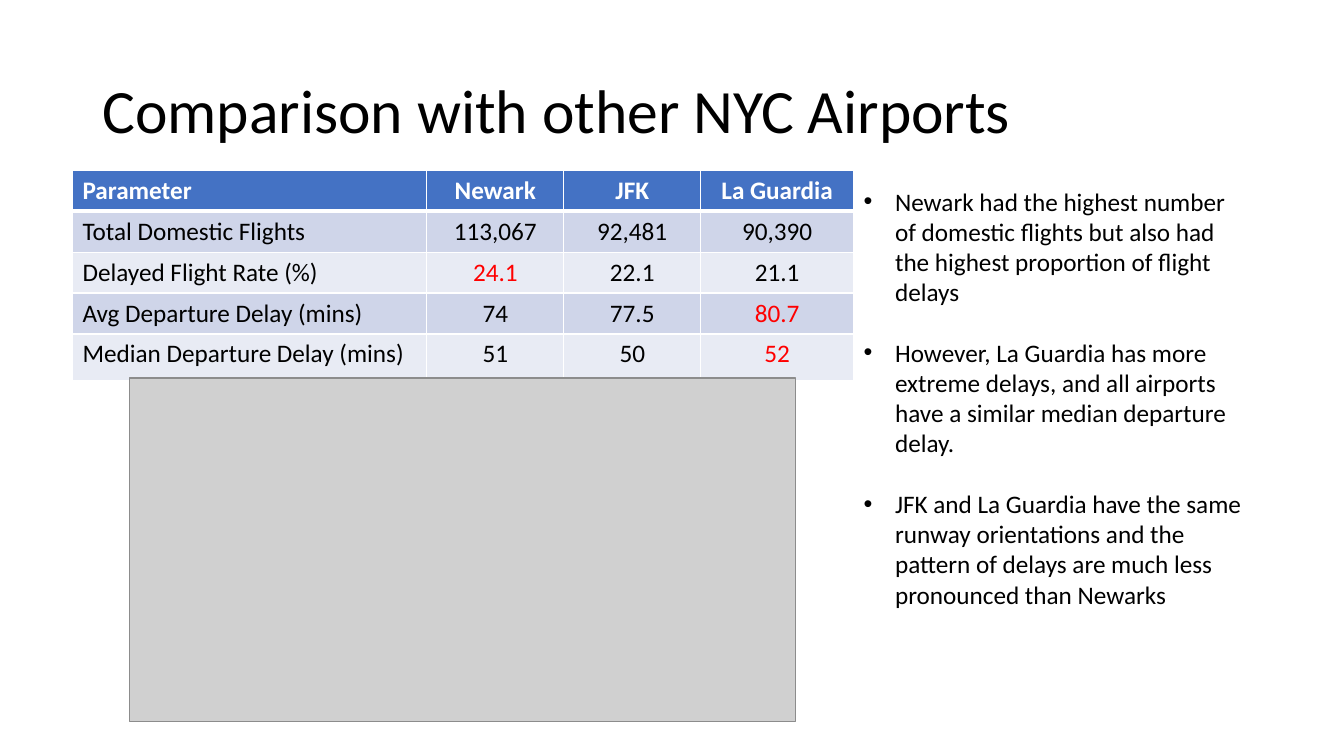
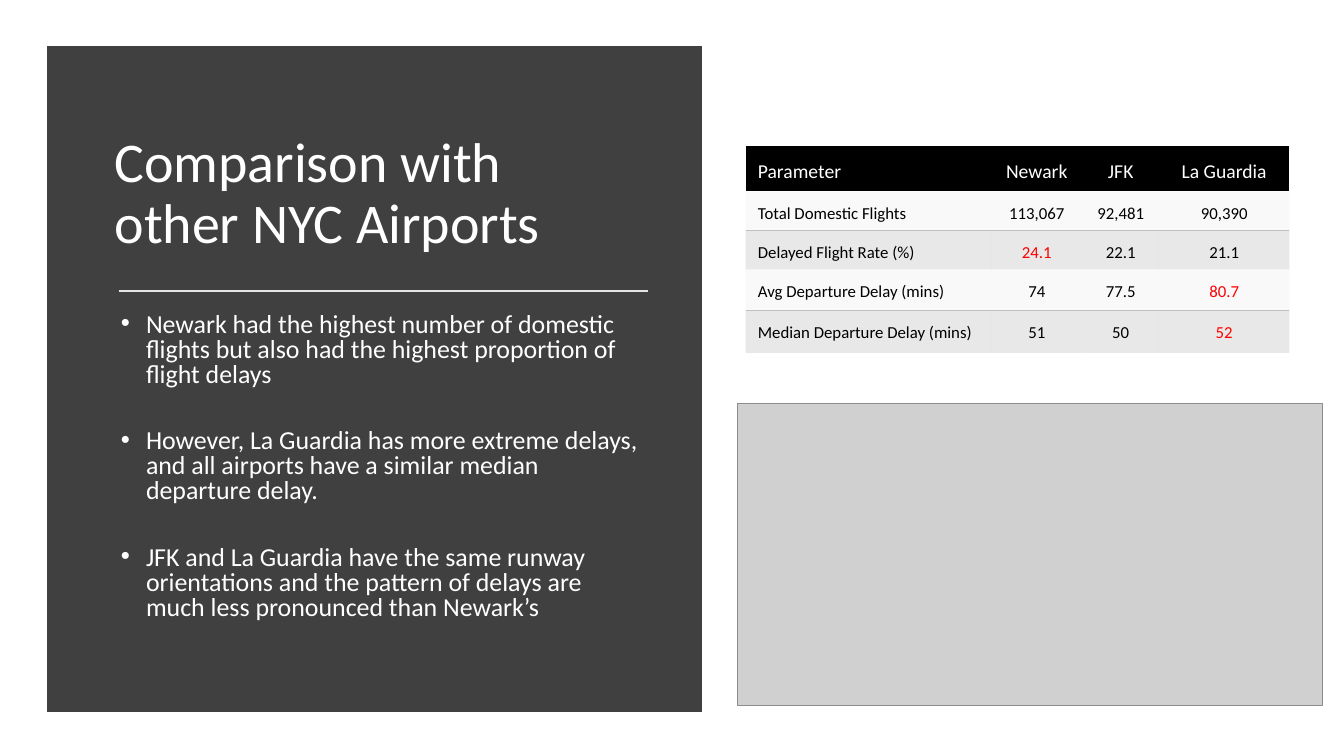
Before and after one commit to c-a11en/codeclan_final_project, a slide deck: slide 9 of Flight Delays Presentation.pptx. Drawn at 1344x756 pixels with LibreOffice and Linux fonts; fonts in the diff are those of the drawing; grey boxes stand for pictures. Boxes give left, top, right and bottom in pixels: in the first picture for what was removed or moved away, otherwise in the second. Text is boxed around its words. In the diff, an @@ line names an element or a change of style, - is before the commit and + after.

```diff
--- a/Flight Delays Presentation.pptx
+++ b/Flight Delays Presentation.pptx
@@ rectangle added at bbox=[54, 52, 695, 705], fill #404040, outline #404040 10 pt @@
@@ title "Comparison with other NYC Airports": place and size @@
-title "Comparison with other NYC Airports" at bbox=[102, 90, 1010, 143]
+title "Comparison with other NYC Airports" at bbox=[115, 143, 540, 252]
@@ title "Comparison with other NYC Airports" at bbox=[115, 143, 540, 252]: size 44 to 40 pt, text colour #000000 to #FFFFFF @@
@@ table at bbox=[746, 146, 1291, 353] @@
@@ fill #4472C4 to #000000 in row 1 @@
@@ fill #CFD5EA to #F2F2F2 at 45% opacity in 8 cells @@
@@ fill #E9EBF5 to #BFBFBF at 35% opacity in 8 cells @@
@@ size 18 to 14 pt, bold off in "Parameter", "Newark", "JFK", "La Guardia" @@
@@ size 18 to 12 pt in "Total Domestic Flights", "113,067", "92,481", "90,390" and 12 more places @@
@@ borders changed @@
@@ table: place and size @@
-table at bbox=[73, 170, 855, 378]
+table at bbox=[746, 146, 1291, 353]
@@ line added from (119, 291) to (648, 291), #E7E6E6 1.75 pt @@
@@ text "Newark had the highest number ...": place and size @@
-text "Newark had the highest number ..." at bbox=[895, 193, 1241, 608]
+text "Newark had the highest number ..." at bbox=[146, 315, 637, 620]
@@ text at bbox=[146, 315, 637, 503]: size 18 to 18.5 pt, text colour #000000 to #FFFFFF in "Newark had the highest number of domestic ...", "However, La Guardia has more extreme delays, ..."; indent changed; line spacing 1 to 0.8; more space between paragraphs @@
@@ picture: place and size @@
-picture at bbox=[129, 378, 796, 721]
+picture at bbox=[737, 403, 1323, 705]
@@ text at bbox=[146, 548, 585, 620]: text changed; size 18 to 18.5 pt; text colour #000000 to #FFFFFF @@
-• JFK and La Guardia have the same runway orientations and the pattern of delays are much less pronounced than Newarks
+• JFK and La Guardia have the same runway orientations and the pattern of delays are much less pronounced than Newark’s
```
Also in this commit, not shown: 9 other slides changed, 2 slides added, 1 slide removed.
